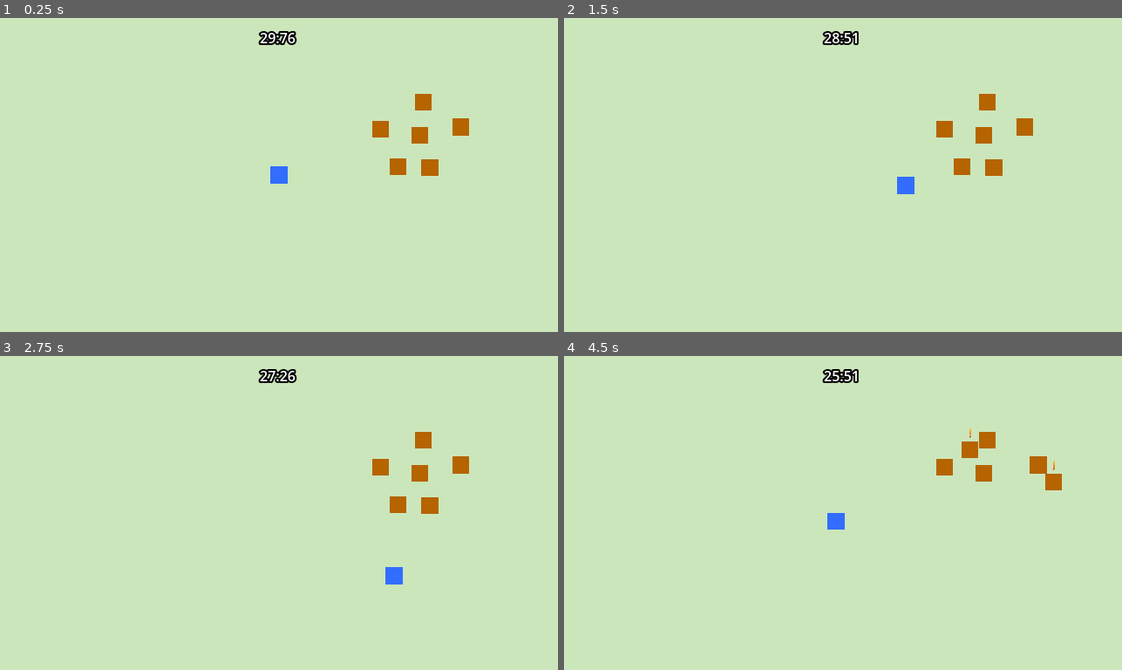
Above: before the commit, frames 1-4 (two rows, left to right).
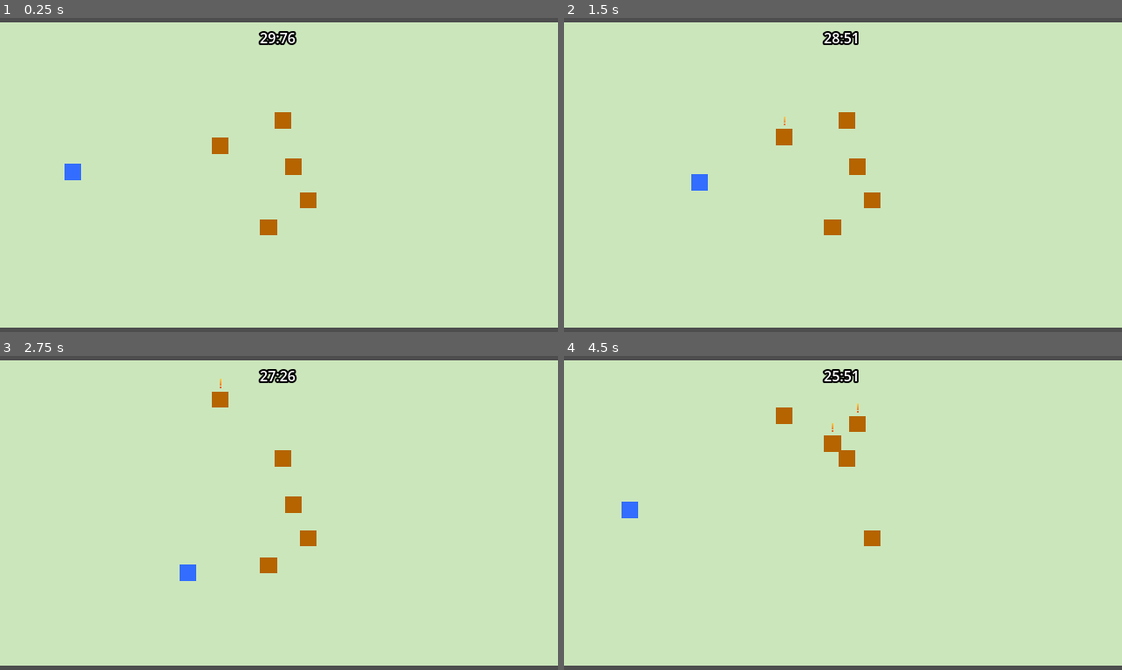
Above: after the commit, the same moments.

Repository: TagReaper/Cattle-Herding-Game
Game: Godot game, scene res://Levels/Test.tscn
Same seed, same stepped clock (60 frames per second), same inputs: the game is played once before the commit and once after it.
Inputs (mouse positions are in pixels of both pictures, inside the frame that each line leads up to):
- Up to frame 1 (0.25 s): no input
- Up to frame 2 (1.5 s): move the mouse to (965, 159) at 0.52 s; hold D (MoveRight) 0.53-1.28 s; tap E (Growl) at 0.6 s; move the mouse to (731, 190) at 1.27 s; hold S (MoveDown) from 1.28 s (still down); tap Q (Bark) at 1.35 s
- Up to frame 3 (2.75 s): tap E (Growl) at 1.55, 2.1 s; move the mouse to (334, 443) at 2.02 s; release S (MoveDown) at 2.03 s; hold D (MoveRight) from 2.03 s (still down)
- Up to frame 4 (4.5 s): move the mouse to (815, 575) at 2.77 s; release D (MoveRight) at 2.78 s; hold W (MoveUp) 2.78-3.53 s; tap E (Growl) at 2.85, 3.8, 4.35 s; move the mouse to (1010, 560) at 3.52 s; hold A (MoveLeft) from 3.53 s (still down); tap Q (Bark) at 3.6 s; move the mouse to (675, 465) at 4.27 s

The runs differ from the first frame. In frame 1, 4.8% of the frame differs, in the area x 0-100%, y 0-100%; in frame 2, 4.8%; in frame 3, 4.8%; in frame 4, 4.9%.

Commit message:
Added goal and Growl Mechanic

Diff:
--- /dev/null
+++ b/Assets/UI/Checkerboard_pattern.svg
@@ -0,0 +1,6 @@
+<?xml version="1.0" standalone="yes"?>
+<svg xmlns="http://www.w3.org/2000/svg" width="10cm" height="10cm" viewBox="0 0 2 2">
+  <path fill="#fff" d="M0 0h1v1H0z"/>
+  <path d="M1 0h1v1H1zM0 1h1v1H0z"/>
+  <path fill="#fff" d="M1 1h1v1H1z"/>
+</svg>
--- a/Entities/Animals/sheep.gd
+++ b/Entities/Animals/sheep.gd
@@ -22,6 +22,7 @@
 var direction: Vector2 = Vector2.ZERO
 var friction: float = 1
 var player: CharacterBody2D
+var calmed: bool = false
 
 enum State {
 	IDLE,
@@ -38,7 +39,12 @@
 	if player == null:
 		player = get_parent().get_child(0)
 
-	if global_position.distance_to(player.global_position) < fear_distance:
+	if current_state == State.ALERT && calmed:
+		AlertTimer.stop()
+		AlertTimer.timeout.emit()
+		direction = Vector2(1,0)
+
+	if global_position.distance_to(player.global_position) < fear_distance and player.current_state != player.State.GROWL:
 		if current_state == State.IDLE:
 			current_state = State.ALERT
 			_alert()
@@ -98,6 +104,9 @@
 		else: # L
 			pass
 
+func _death() -> void:
+	get_parent().get_parent().get_child(3).sheep_lost += 1
+
 func _on_alert_timeout() -> void:
 	var tween = create_tween().set_parallel(true)
 	tween.tween_property(AlertIcon, "modulate:a", 0, 0.2)
--- a/Entities/Animals/sheep.tscn
+++ b/Entities/Animals/sheep.tscn
@@ -15,10 +15,10 @@
 
 [node name="Sheep" type="CharacterBody2D" unique_id=1649043050 node_paths=PackedStringArray("AlertTimer", "UpCast", "RightCast", "DownCast", "LeftCast", "AlertIcon", "MovementCooldown")]
 collision_layer = 4
-collision_mask = 7
+collision_mask = 3
 script = ExtResource("1_fxt1a")
-speed = 20.0
-alert_time = 1.0
+speed = 18.0
+alert_time = 0.7
 AlertTimer = NodePath("Alert")
 UpCast = NodePath("Up")
 RightCast = NodePath("Right")
@@ -39,6 +39,7 @@
 texture = ExtResource("1_tcruk")
 
 [node name="Alert" type="Timer" parent="." unique_id=2047826527]
+one_shot = true
 
 [node name="MoveCheck" type="Timer" parent="." unique_id=2111340104]
 wait_time = 0.5
--- a/Entities/Player/player.gd
+++ b/Entities/Player/player.gd
@@ -49,6 +49,10 @@
 
 		if current_state == State.GROWL:
 			# Apply growl direction and alert for all sheep in the growl zone here
+			for sheep in GrowlSheepArray:
+				sheep.current_state = sheep.State.ALERT
+				sheep._alert()
+				sheep.direction = _get_flee_direction(sheep.global_position)
 			direction /= 2
 
 		if direction != Vector2.ZERO:
@@ -90,6 +94,8 @@
 func _animation_check() -> void:
 	#**************#
 	# MAKE DOG LOOK WHERE BARK IS!
+	if current_state == State.GROWL:
+		direction *= 2
 	match direction:
 		Vector2(1,0):              # R-Facing
 			RotationPoint.rotation_degrees = 90
@@ -113,7 +119,9 @@
 	var returnVector = Vector2.ZERO
 	match current_state:
 		State.GROWL: # Run Perpendicular to the Growl Line
-
+			var V: Vector2 = GrowlRightNode.global_position - GrowlLeftNode.global_position
+			var t: float = ((_location - GrowlLeftNode.global_position).dot(V))/(V.dot(V))
+			returnVector = (_location - (GrowlLeftNode.global_position + t*V))
 			return returnVector.normalized()
 		State.BARK: # Run to the pen
 
@@ -137,10 +145,10 @@
 
 # Reset the level on timeout
 func _on_level_timer_timeout() -> void:
-	get_tree().reload_current_scene()
+	pass
 
 func _on_growl_body_entered(body: Node2D) -> void:
-	pass # Replace with function body.
+	GrowlSheepArray.append(body)
 
 func _on_bark_body_entered(body: Node2D) -> void:
 	BarkSheepArray.append(body)
--- a/Entities/Player/player.tscn
+++ b/Entities/Player/player.tscn
@@ -18,7 +18,7 @@
 
 [node name="Player" type="CharacterBody2D" unique_id=1982670583 node_paths=PackedStringArray("GrowlTimer", "GrowlLeftNode", "GrowlRightNode", "BarkTimer", "LevelTimer", "RotationPoint", "TimerDisplay", "BarkZone")]
 collision_layer = 2
-collision_mask = 5
+collision_mask = 13
 script = ExtResource("1_mv1ah")
 GrowlTimer = NodePath("Rotation Point/Growl/GrowlTimer")
 GrowlLeftNode = NodePath("Rotation Point/Growl/LeftNode")
--- a/Levels/Test.tscn
+++ b/Levels/Test.tscn
@@ -2,6 +2,7 @@
 
 [ext_resource type="PackedScene" uid="uid://cabt07t1h3rf2" path="res://Entities/Player/player.tscn" id="1_n7cfa"]
 [ext_resource type="PackedScene" uid="uid://bqnxrrdmom2y2" path="res://Entities/Animals/sheep.tscn" id="2_41s21"]
+[ext_resource type="PackedScene" uid="uid://cqwip4esdy1lk" path="res://Pieces/goal.tscn" id="3_f8gr7"]
 
 [sub_resource type="Gradient" id="Gradient_2wqeq"]
 offsets = PackedFloat32Array(1)
@@ -10,62 +11,97 @@
 [sub_resource type="GradientTexture2D" id="GradientTexture2D_f1574"]
 gradient = SubResource("Gradient_2wqeq")
 
+[sub_resource type="RectangleShape2D" id="RectangleShape2D_ie5d1"]
+size = Vector2(19.115477, 486.722)
+
 [sub_resource type="RectangleShape2D" id="RectangleShape2D_f1574"]
 size = Vector2(2500, 20)
 
 [sub_resource type="RectangleShape2D" id="RectangleShape2D_pbelu"]
 size = Vector2(1000, 20)
 
+[sub_resource type="RectangleShape2D" id="RectangleShape2D_41s21"]
+size = Vector2(251.66083, 19.115417)
+
 [node name="Test" type="Node2D" unique_id=1463261773]
+scale = Vector2(1, 0.9609892)
 
 [node name="Grass" type="Sprite2D" parent="." unique_id=932087984]
 scale = Vector2(33.44368, 18.991852)
 texture = SubResource("GradientTexture2D_f1574")
 
-[node name="Fences" type="StaticBody2D" parent="." unique_id=169914496]
+[node name="Fences-Boarder" type="Node2D" parent="." unique_id=786544102]
+
+[node name="PlayerGate" type="StaticBody2D" parent="Fences-Boarder" unique_id=472785448]
 scale = Vector2(0.83701736, 1.1669908)
+collision_layer = 8
+collision_mask = 0
 
-[node name="CollisionShape2D" type="CollisionShape2D" parent="Fences" unique_id=544152952]
+[node name="CollisionShape2D" type="CollisionShape2D" parent="Fences-Boarder/PlayerGate" unique_id=154711557]
+position = Vector2(449.2141, -4.1878886)
+shape = SubResource("RectangleShape2D_ie5d1")
+debug_color = Color(0.9982843, 0, 0.15714613, 0.41960785)
+
+[node name="Fences" type="StaticBody2D" parent="Fences-Boarder" unique_id=169914496]
+scale = Vector2(0.83701736, 1.1669908)
+collision_mask = 0
+
+[node name="CollisionShape2D" type="CollisionShape2D" parent="Fences-Boarder/Fences" unique_id=544152952]
 position = Vector2(0, -500)
 shape = SubResource("RectangleShape2D_f1574")
 
-[node name="CollisionShape2D2" type="CollisionShape2D" parent="Fences" unique_id=1992005397]
+[node name="CollisionShape2D2" type="CollisionShape2D" parent="Fences-Boarder/Fences" unique_id=1992005397]
 position = Vector2(0, 500)
 shape = SubResource("RectangleShape2D_f1574")
 
-[node name="CollisionShape2D3" type="CollisionShape2D" parent="Fences" unique_id=1834931676]
+[node name="CollisionShape2D3" type="CollisionShape2D" parent="Fences-Boarder/Fences" unique_id=1834931676]
 position = Vector2(1240, 0)
 rotation = 1.5707964
 shape = SubResource("RectangleShape2D_pbelu")
 
-[node name="CollisionShape2D4" type="CollisionShape2D" parent="Fences" unique_id=1822415404]
+[node name="CollisionShape2D4" type="CollisionShape2D" parent="Fences-Boarder/Fences" unique_id=1822415404]
 position = Vector2(-1242, 0)
 rotation = 1.5707964
 shape = SubResource("RectangleShape2D_pbelu")
+
+[node name="CollisionShape2D5" type="CollisionShape2D" parent="Fences-Boarder/Fences" unique_id=84003298]
+position = Vector2(449.2141, -370.9432)
+rotation = 1.5707964
+shape = SubResource("RectangleShape2D_41s21")
+
+[node name="CollisionShape2D6" type="CollisionShape2D" parent="Fences-Boarder/Fences" unique_id=487575228]
+position = Vector2(449.2141, 365.0035)
+rotation = 1.5707964
+shape = SubResource("RectangleShape2D_41s21")
 
 [node name="Entities" type="Node2D" parent="." unique_id=671843666]
 y_sort_enabled = true
 texture_filter = 1
 
 [node name="Player" parent="Entities" unique_id=1982670583 instance=ExtResource("1_n7cfa")]
+position = Vector2(-787, -12)
 
 [node name="Sheep" parent="Entities" unique_id=1649043050 instance=ExtResource("2_41s21")]
-position = Vector2(539, -151)
+position = Vector2(56, -33.299026)
 
 [node name="Sheep2" parent="Entities" unique_id=938340272 instance=ExtResource("2_41s21")]
-position = Vector2(553, -277)
+position = Vector2(112, 99.897064)
 
 [node name="Sheep3" parent="Entities" unique_id=1599799844 instance=ExtResource("2_41s21")]
-position = Vector2(694, -183)
+position = Vector2(16, -216.44366)
 
 [node name="Sheep4" parent="Entities" unique_id=1722233355 instance=ExtResource("2_41s21")]
-position = Vector2(455, -31)
+position = Vector2(-40, 208.1189)
 
 [node name="Sheep5" parent="Entities" unique_id=933432424 instance=ExtResource("2_41s21")]
-position = Vector2(577, -28)
+position = Vector2(-224, -116.54658)
 
-[node name="Sheep6" parent="Entities" unique_id=387261974 instance=ExtResource("2_41s21")]
-position = Vector2(388, -174)
+[node name="Goal" parent="." unique_id=427021190 node_paths=PackedStringArray("player") instance=ExtResource("3_f8gr7")]
+process_mode = 3
+position = Vector2(744, 16.649511)
+scale = Vector2(6.034162, 9.639957)
+player = NodePath("../Entities/Player")
+sheep_total = 5
 
 [node name="Camera2D" type="Camera2D" parent="." unique_id=1263045405]
 zoom = Vector2(0.3, 0.3)
--- /dev/null
+++ b/Pieces/goal.gd
@@ -0,0 +1,37 @@
+extends Area2D
+
+@export var player: CharacterBody2D
+@export var sheep_total: int
+var sheep_saved: int
+var sheep_lost: int
+var level_complete: bool = false
+var stars: int = 0
+
+func  _ready() -> void:
+	if player == null:
+		player = get_parent().get_child(2).get_child(0)
+
+func _on_body_entered(body: Node2D) -> void:
+	if body.name.contains("Sheep"):
+		body.calmed = true
+		body.set_collision_mask_value(4, true)
+		sheep_saved += 1
+
+@warning_ignore("unused_parameter")
+func _physics_process(delta: float) -> void:
+	if !level_complete:
+		if sheep_lost > 3 or player.LevelTimer.time_left == 0:
+			# You Lose
+			print("You Lose :(")
+			get_tree().paused = true
+			level_complete = true
+			await get_tree().create_timer(2).timeout
+			get_tree().reload_current_scene()
+		elif sheep_saved == sheep_total - sheep_lost:
+			# You Win
+			print("You Win!")
+			print(sheep_saved, "/", sheep_total)
+			get_tree().paused = true
+			level_complete = true
+			await get_tree().create_timer(2).timeout
+			get_tree().reload_current_scene()
--- /dev/null
+++ b/Pieces/goal.tscn
@@ -0,0 +1,18 @@
+[gd_scene format=3 uid="uid://cqwip4esdy1lk"]
+
+[ext_resource type="Script" uid="uid://rxed24uqopny" path="res://Pieces/goal.gd" id="1_rfapo"]
+
+[sub_resource type="RectangleShape2D" id="RectangleShape2D_f1574"]
+size = Vector2(100, 100)
+
+[node name="Goal" type="Area2D" unique_id=427021190]
+collision_layer = 0
+collision_mask = 4
+monitorable = false
+script = ExtResource("1_rfapo")
+
+[node name="CollisionShape2D" type="CollisionShape2D" parent="." unique_id=1455141164]
+shape = SubResource("RectangleShape2D_f1574")
+debug_color = Color(0.95974773, 0, 0.52259445, 0.41960785)
+
+[connection signal="body_entered" from="." to="." method="_on_body_entered"]
Not shown, added: Assets/UI/Checkerboard_pattern.svg.import
Not shown, added: Pieces/goal.gd.uid
